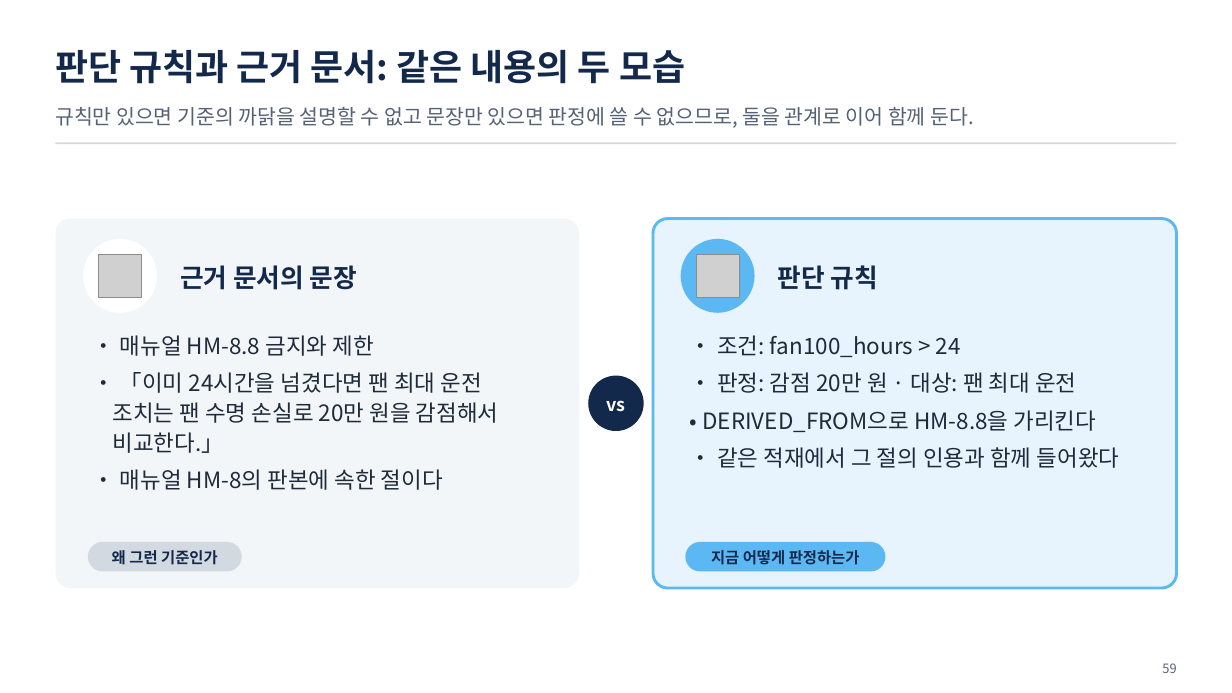
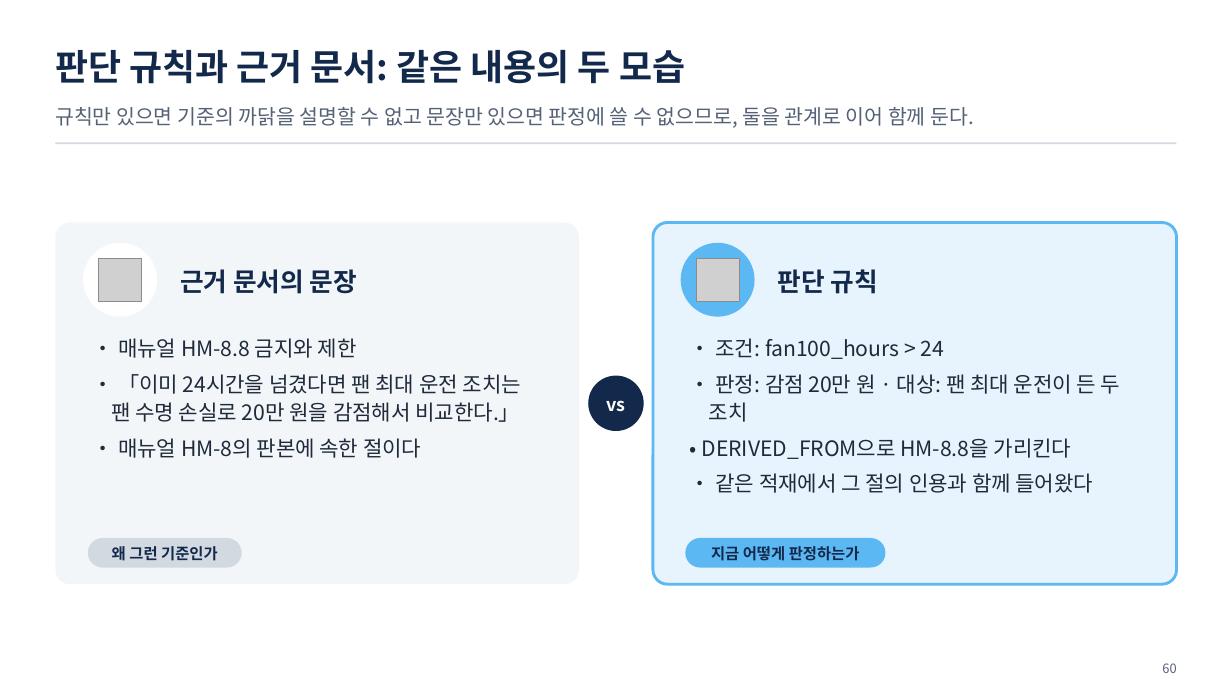
Before and after one commit to uengine-oss/hyd-iot-edu, a slide deck: slide 60 of 산출물/통합반/이론/04회차/통합반_04일차.pptx (slide 59 before the commit). Drawn at 1232x693 pixels with LibreOffice and Linux fonts; fonts in the diff are those of the drawing; grey boxes stand for pictures. Boxes give left, top, right and bottom in pixels: in the first picture for what was removed or moved away, otherwise in the second. Text is boxed around its words. In the diff, an @@ line names an element or a change of style, - is before the commit and + after.

```diff
--- a/산출물/통합반/이론/04회차/통합반_04일차.pptx
+++ b/산출물/통합반/이론/04회차/통합반_04일차.pptx
@@ rounded rectangle: place and size @@
-rounded rectangle at box(55, 219, 579, 589)
+rounded rectangle at box(55, 223, 579, 584)
@@ rounded rectangle: place and size @@
-rounded rectangle at box(653, 219, 1177, 589)
+rounded rectangle at box(653, 223, 1177, 584)
@@ 2 pictures, 2 texts, 2 ellipses: place and size @@
-2 pictures, 2 texts, 2 ellipses at box(83, 239, 878, 313)
+2 pictures, 2 texts, 2 ellipses at box(83, 243, 878, 317)
@@ text "• 매뉴얼 HM-8.8 금지와 제한" at box(111, 338, 521, 458): size 17.5 to 16.5 pt; indent changed @@
@@ text at box(702, 338, 1094, 493): size 17.5 to 16.5 pt in "• 조건: fan100_hours > 24", "• DERIVED_FROM으로 HM-8.8을 가리킨다", "• 같은 적재에서 그 절의 인용과 함께 ..."; indent changed @@
@@ text at box(709, 374, 1120, 422): text changed; size 17.5 to 16.5 pt @@
-• 판정: 감점 20만 원 · 대상: 팬 최대 운전
+• 판정: 감점 20만 원 · 대상: 팬 최대 운전이 든 두 조치
@@ 2 texts, 2 rounded rectangles: place and size @@
-2 texts, 2 rounded rectangles at box(88, 542, 886, 571)
+2 texts, 2 rounded rectangles at box(88, 538, 886, 567)
@@ text at box(1162, 663, 1176, 673): text changed @@
-59
+60
```
Also in this commit, not shown: 32 other slides changed, 1 slide added, 5 other files.
